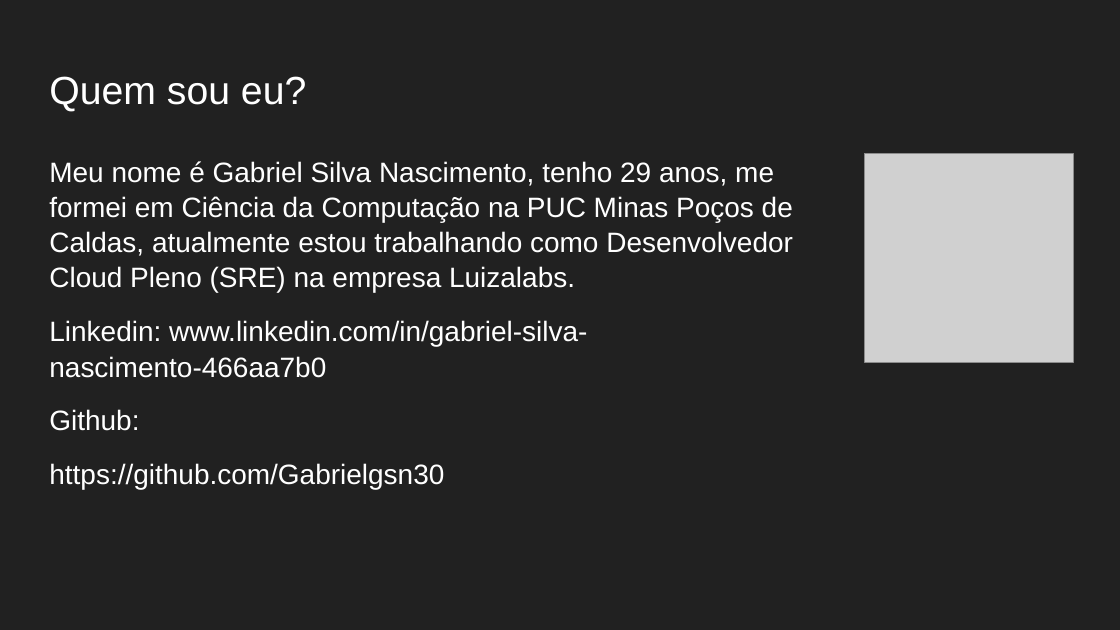
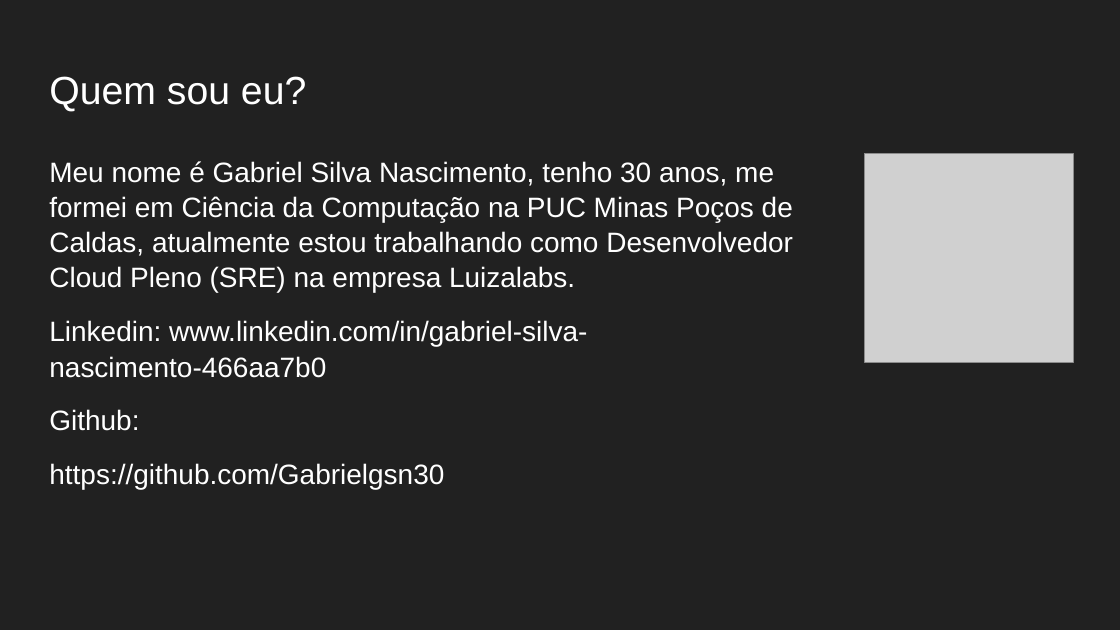
Before and after one commit to Gabrielgsn30/seminarios-docker-monitoramento, a slide deck: slide 2 of APRESENTAÇÃO/Práticas DevOps com Docker e Monitoramento do Ambiente.pptx. Drawn at 1120x630 pixels with LibreOffice and Linux fonts; fonts in the diff are those of the drawing; grey boxes stand for pictures. Boxes give left, top, right and bottom in pixels: in the first picture for what was removed or moved away, otherwise in the second. Text is boxed around its words. In the diff, an @@ line names an element or a change of style, - is before the commit and + after.

Commit message:
update

```diff
--- a/APRESENTAÇÃO/Práticas DevOps com Docker e Monitoramento do Ambiente.pptx
+++ b/APRESENTAÇÃO/Práticas DevOps com Docker e Monitoramento do Ambiente.pptx
@@ text at [49,161,793,293]: text changed @@
-Meu nome é Gabriel Silva Nascimento, tenho 29 anos, me formei em Ciência da Computação na PUC Minas Poços de Caldas, atualmente estou trabalhando como Desenvolvedor Cloud Pleno (SRE) na empresa Luizalabs.
+Meu nome é Gabriel Silva Nascimento, tenho 30 anos, me formei em Ciência da Computação na PUC Minas Poços de Caldas, atualmente estou trabalhando como Desenvolvedor Cloud Pleno (SRE) na empresa Luizalabs.
```
